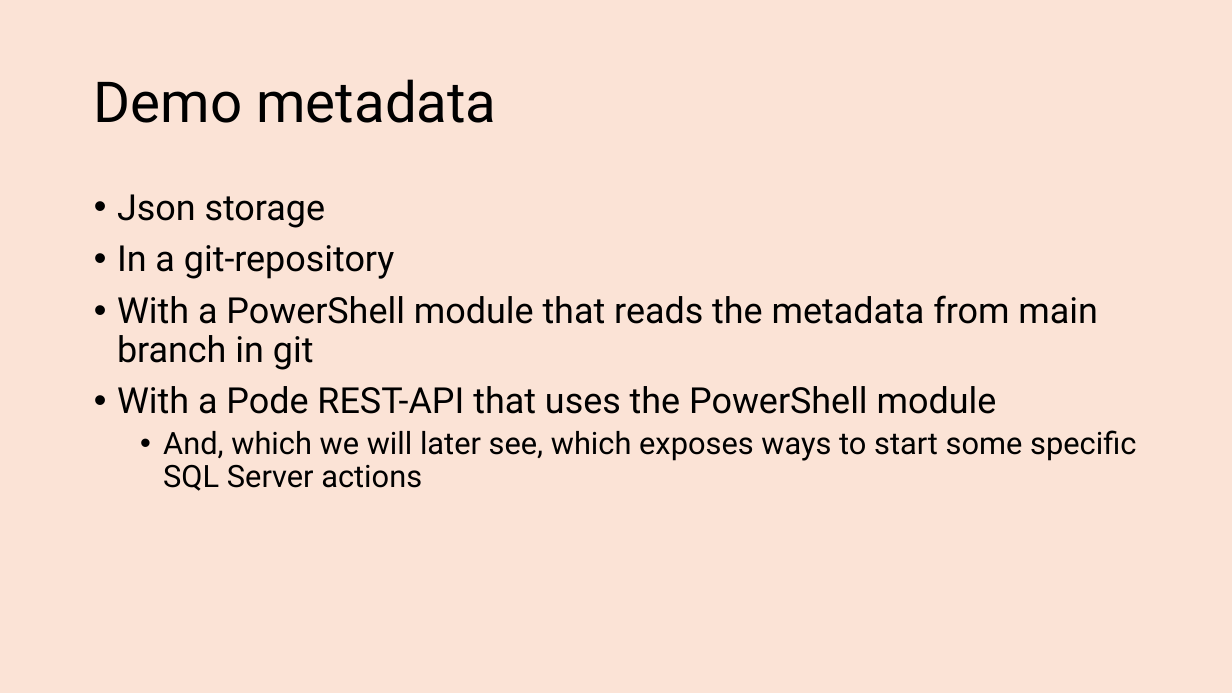
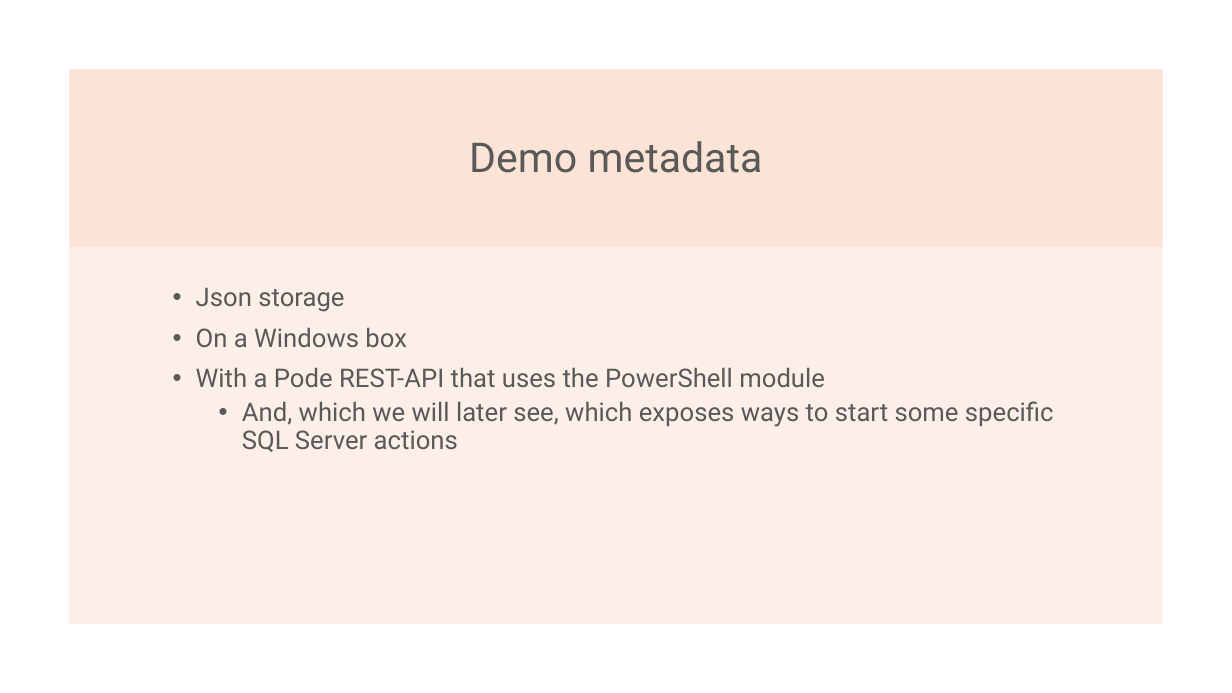
Before and after one commit to transmokopter/Presentations, a slide deck: slide 8 of become-a-metadata-driven-dba/become-a-metadata-driven-dba.pptx. Drawn at 1232x693 pixels with LibreOffice and Linux fonts; fonts in the diff are those of the drawing; background and template pictures are left out. Boxes give left, top, right and bottom in pixels: in the first picture for what was removed or moved away, otherwise in the second. Text is boxed around its words. In the diff, an @@ line names an element or a change of style, - is before the commit and + after.

```diff
--- a/become-a-metadata-driven-dba/become-a-metadata-driven-dba.pptx
+++ b/become-a-metadata-driven-dba/become-a-metadata-driven-dba.pptx
@@ background #FBE3D6 to #FFFFFF @@
@@ rectangle added at (69,69,1163,247), fill #FBE3D6 @@
@@ title "Demo metadata": place and size @@
-title "Demo metadata" at (94,79,497,123)
+title "Demo metadata" at (469,141,763,173)
@@ title "Demo metadata" at (469,141,763,173): size 44 to 32 pt, text colour #000000 to #595959; alignment left to centre @@
@@ rectangle added at (69,247,1164,624), fill #FBE3D6 at 55% opacity @@
@@ text "Json storage": place and size @@
-text "Json storage" at (117,194,1136,491)
+text "Json storage" at (196,287,1054,452)
@@ text at (196,287,1054,452): size 28 to 20 pt in "Json storage", "With a Pode REST-API that uses the ..."; text colour #000000 to #595959; size 24 to 20 pt in "And, which we will later see, which ..." @@
@@ text at (196,327,407,347): text changed; size 28 to 20 pt; text colour #000000 to #595959 @@
-• In a git-repository
-• With a PowerShell module that reads the metadata from main branch in git
+• On a Windows box
```
Also in this commit, not shown: 9 other slides changed.
